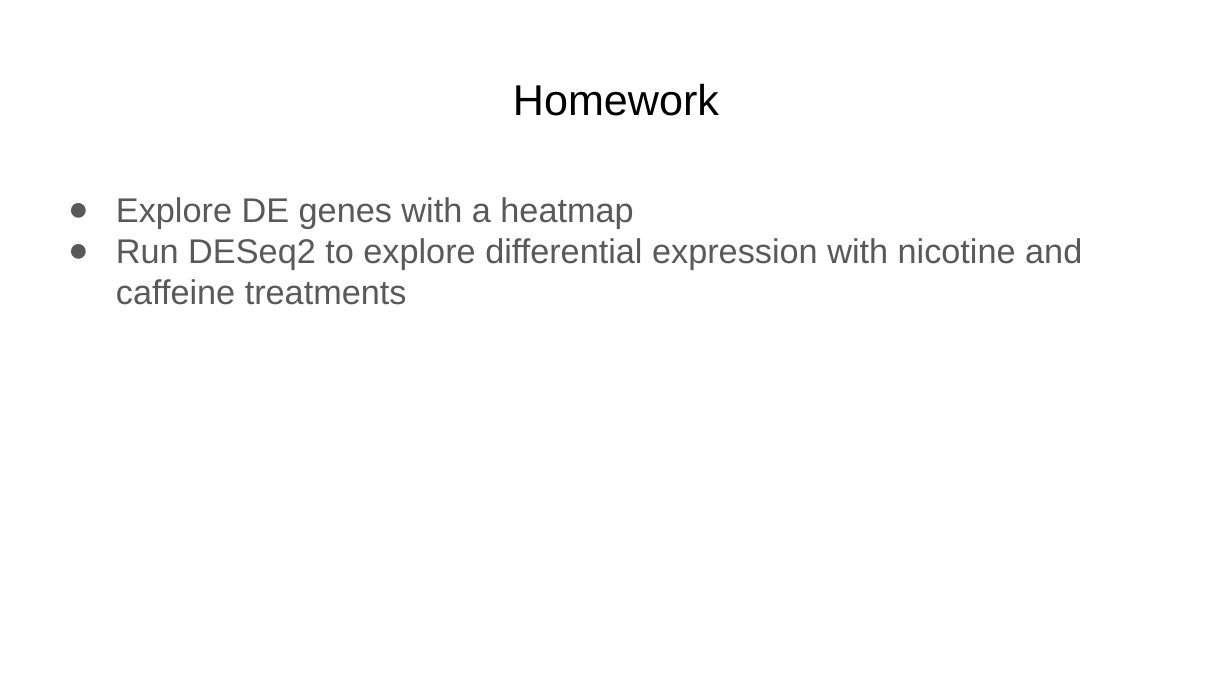
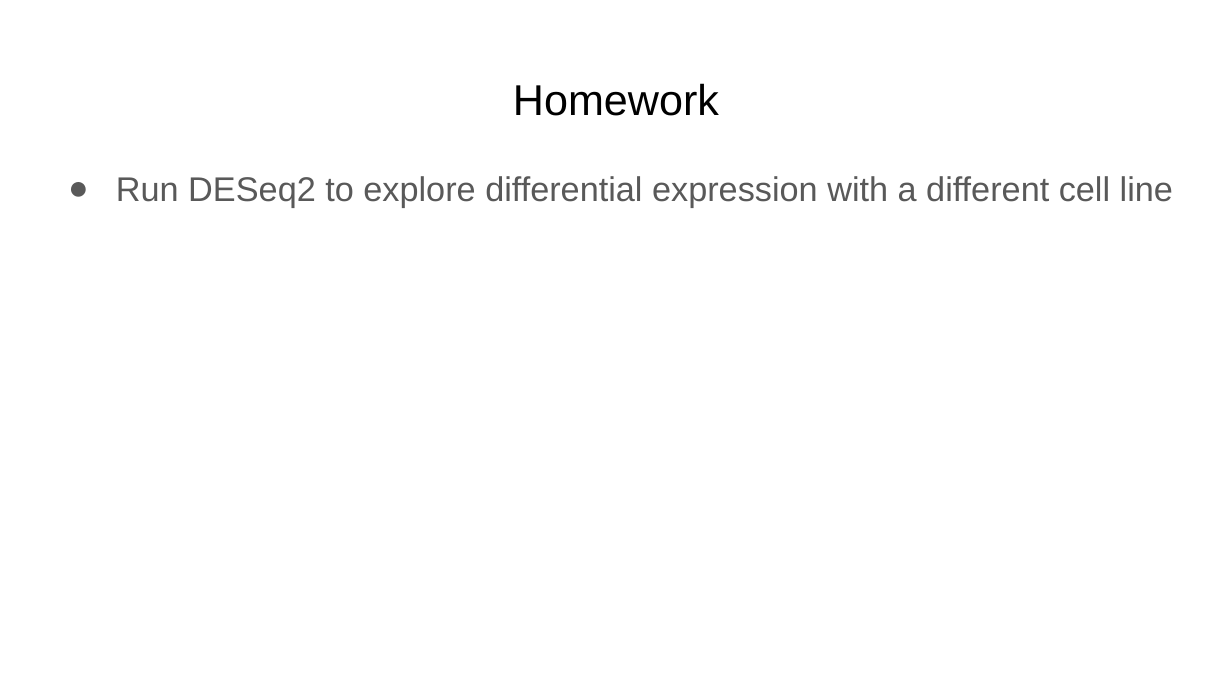
Before and after one commit to Dowell-Lab/srworkshop, a slide deck: slide 14 of projectB/day07/slides/Day7_slides.pptx. Drawn at 1232x693 pixels with LibreOffice and Linux fonts; fonts in the diff are those of the drawing. Boxes give left, top, right and bottom in pixels: in the first picture for what was removed or moved away, otherwise in the second. Text is boxed around its words. In the diff, an @@ line names an element or a change of style, - is before the commit and + after.

```diff
--- a/projectB/day07/slides/Day7_slides.pptx
+++ b/projectB/day07/slides/Day7_slides.pptx
@@ text at (116,176,1173,208): text changed @@
-● Explore DE genes with a heatmap
-● Run DESeq2 to explore differential expression with nicotine and caffeine treatments
+● Run DESeq2 to explore differential expression with a different cell line
```
Also in this commit, not shown: 2 other slides changed, 7 other files.
